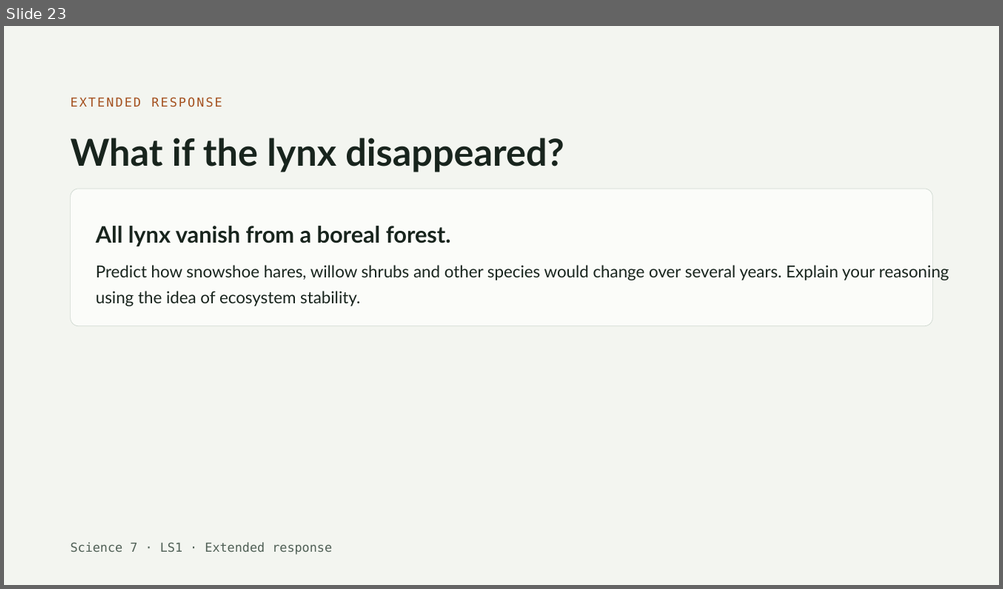
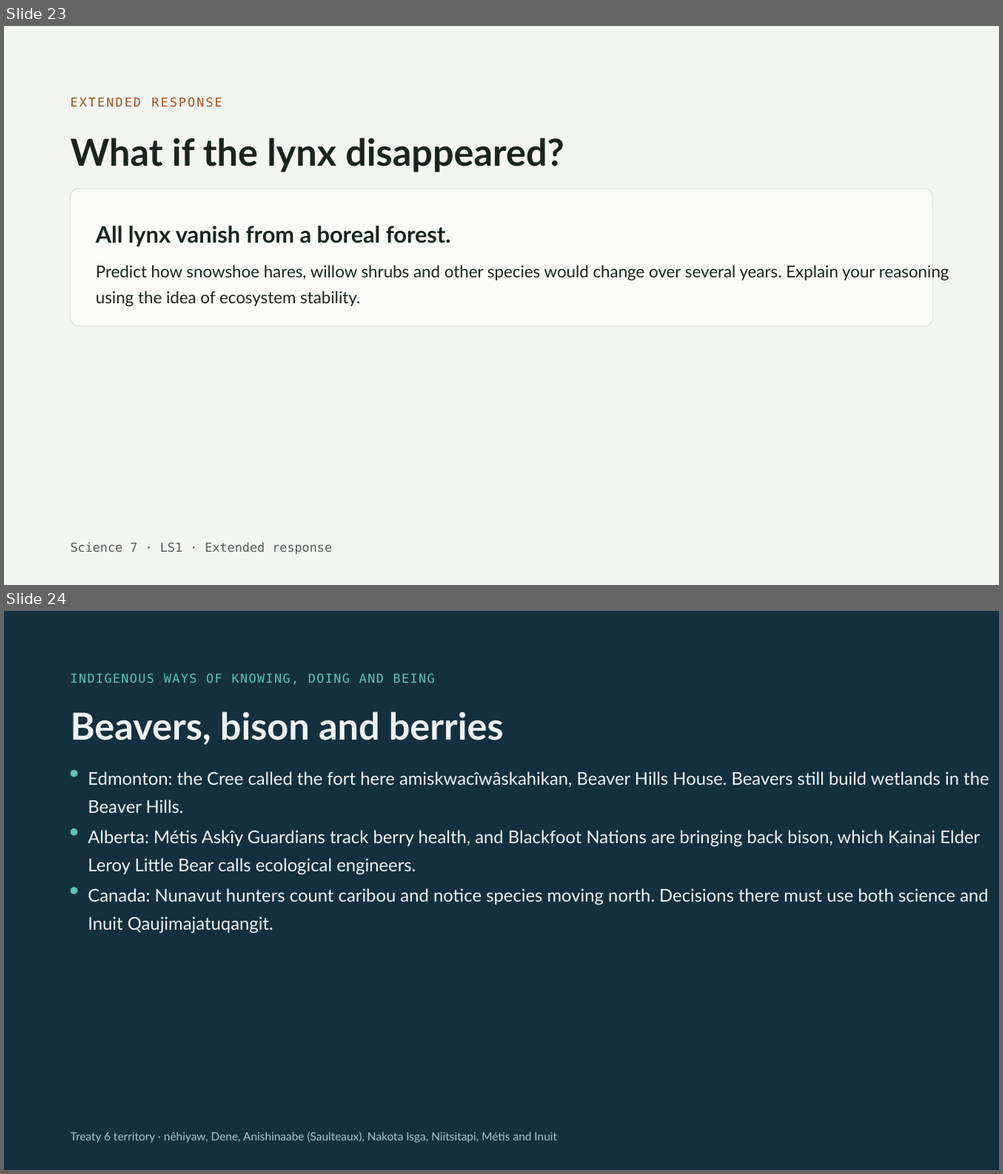
Before and after one commit to cebren/science-labs, a slide deck: science-starter-pack/slides/grade-7/biodiversity-and-stability-slides/biodiversity-and-stability-slides.pptx. Shown one above the other, each under a label of ours: slide 23 before the commit, slides 23 and 24 after it. The pictures are 1003x589 and 1003x1174 pixels, drawn with LibreOffice and Linux fonts; fonts in the diff are those of the drawing. Boxes give left, top, right and bottom in pixels: in the first picture for what was removed or moved away, otherwise in the second. Text is boxed around its words. In the diff, an @@ line names an element or a change of style, - is before the commit and + after.

```diff
--- a/science-starter-pack/slides/grade-7/biodiversity-and-stability-slides/biodiversity-and-stability-slides.pptx
+++ b/science-starter-pack/slides/grade-7/biodiversity-and-stability-slides/biodiversity-and-stability-slides.pptx
@@ slide 24 added at [4,611,999,1170], background #14303F @@
@@ text added at [71,673,435,684], 12 pt, text #5CC4B8 @@
+INDIGENOUS WAYS OF KNOWING, DOING AND BEING
@@ text added at [71,712,504,745], 36 pt, text #EEF3F5, bold @@
+Beavers, bison and berries
@@ rounded rectangle added at [71,770,78,777], fill #5CC4B8 @@
@@ text added at [88,772,988,813], 17 pt, text #EEF3F5 @@
+Edmonton: the Cree called the fort here amiskwacîwâskahikan, Beaver Hills House. Beavers still build wetlands in the Beaver Hills.
@@ rounded rectangle added at [71,829,78,836], fill #5CC4B8 @@
@@ text added at [88,830,979,875], 17 pt, text #EEF3F5 @@
+Alberta: Métis Askîy Guardians track berry health, and Blackfoot Nations are bringing back bison, which Kainai Elder Leroy Little Bear calls ecological engineers.
@@ rounded rectangle added at [71,887,78,894], fill #5CC4B8 @@
@@ text added at [88,889,987,934], 17 pt, text #EEF3F5 @@
+Canada: Nunavut hunters count caribou and notice species moving north. Decisions there must use both science and Inuit Qaujimajatuqangit.
@@ text added at [71,1132,557,1143], 11 pt, text #A9C6D3 @@
+Treaty 6 territory · nêhiyaw, Dene, Anishinaabe (Saulteaux), Nakota Isga, Niitsitapi, Métis and Inuit
```
Also in this commit, not shown: 11 other files.
